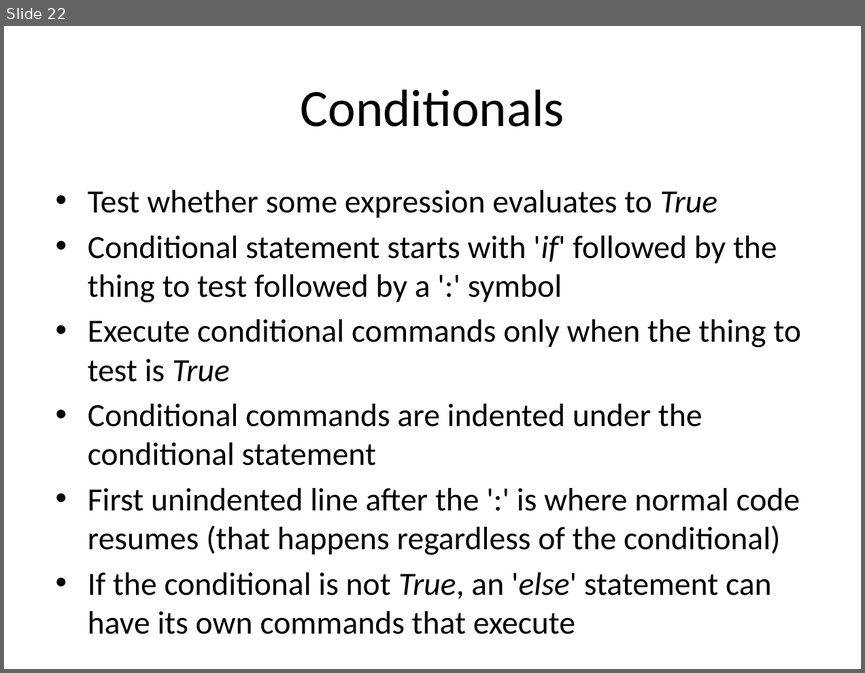
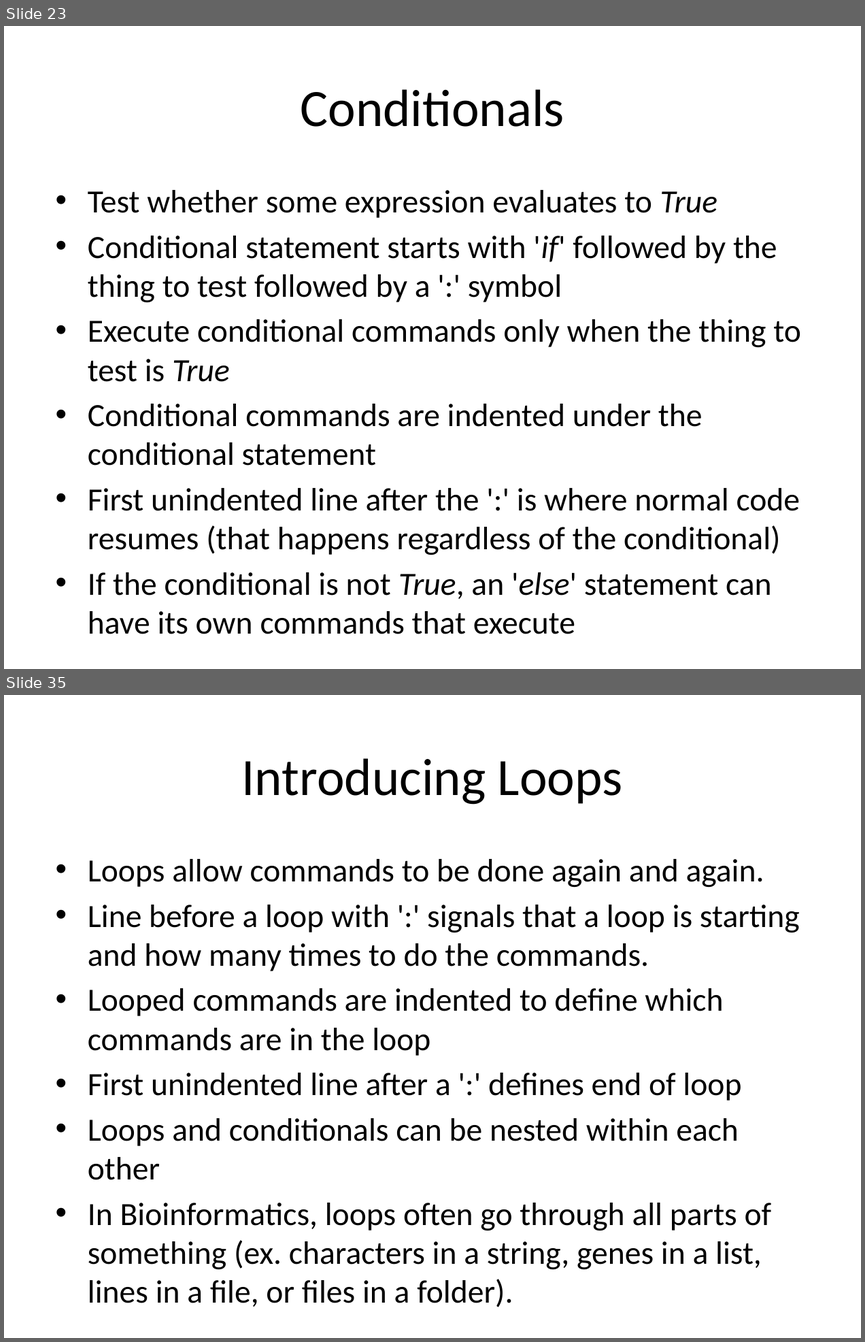
Before and after one commit to GSBS-Bootstrappers/bootstrappers-courses, a slide deck: python1/Python_I/Python I.pptx. Shown one above the other, each under a label of ours: slide 22 before the commit, slides 23 and 35 after it; the slides between them are not shown. The pictures are 865x673 and 865x1342 pixels, drawn with LibreOffice and Linux fonts; fonts in the diff are those of the drawing. Boxes give left, top, right and bottom in pixels: in the first picture for what was removed or moved away, otherwise in the second. Text is boxed around its words. In the diff, an @@ line names an element or a change of style, - is before the commit and + after.

```diff
--- a/python1/Python_I/Python I.pptx
+++ b/python1/Python_I/Python I.pptx
@@ slide 35 added at bbox=[4, 695, 861, 1338], background #FFFFFF @@
@@ title added at bbox=[242, 758, 623, 804], 44 pt, text #000000 @@
+Introducing Loops
@@ text added at bbox=[88, 859, 800, 1307], 27.2 pt, text #000000 @@
+• Loops allow commands to be done again and again.
+• Line before a loop with ':' signals that a loop is starting and how many times to do the commands.
+• Looped commands are indented to define which commands are in the loop
+• First unindented line after a ':' defines end of loop
+• Loops and conditionals can be nested within each other
+• In Bioinformatics, loops often go through all parts of something (ex. characters in a string, genes in a list, lines in a file, or files in a folder).
@@ what was slide 22 is now slide 23 @@
```
Also in this commit, not shown: 2 slides changed, 16 other slides added, 2 other files.
